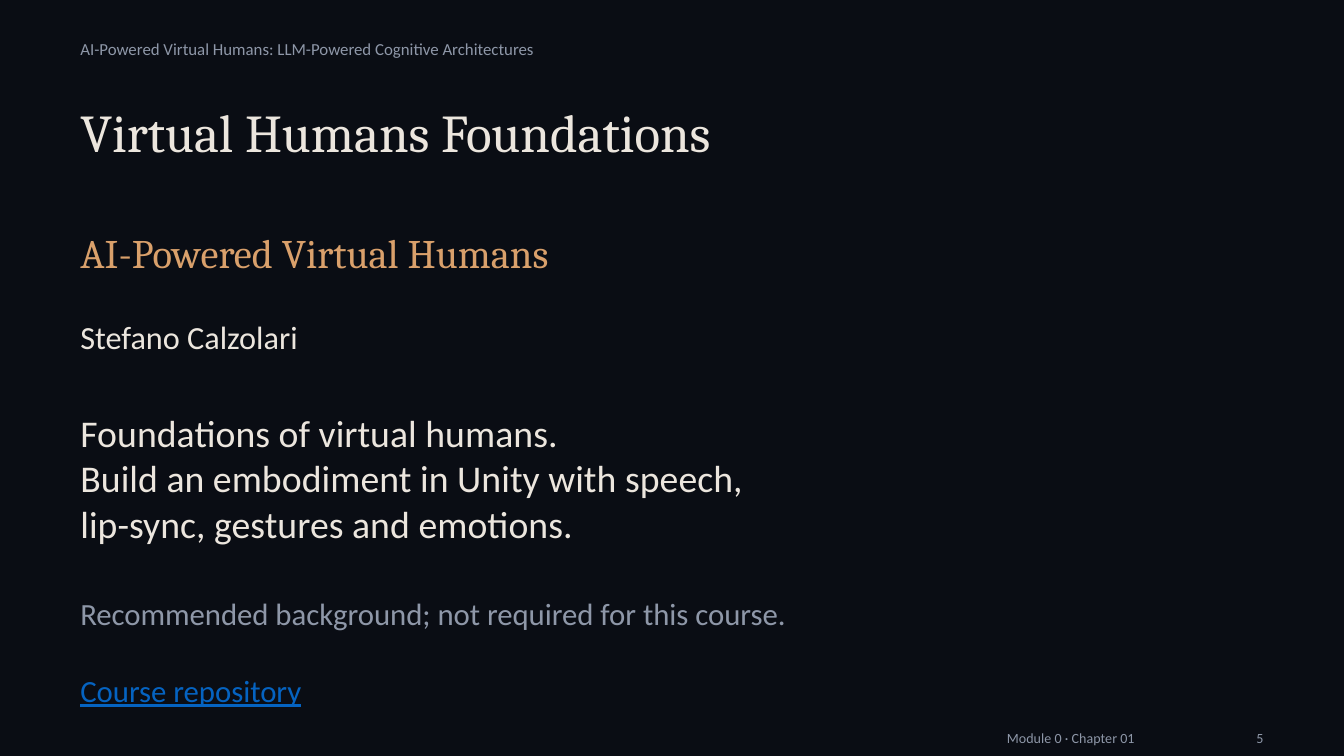
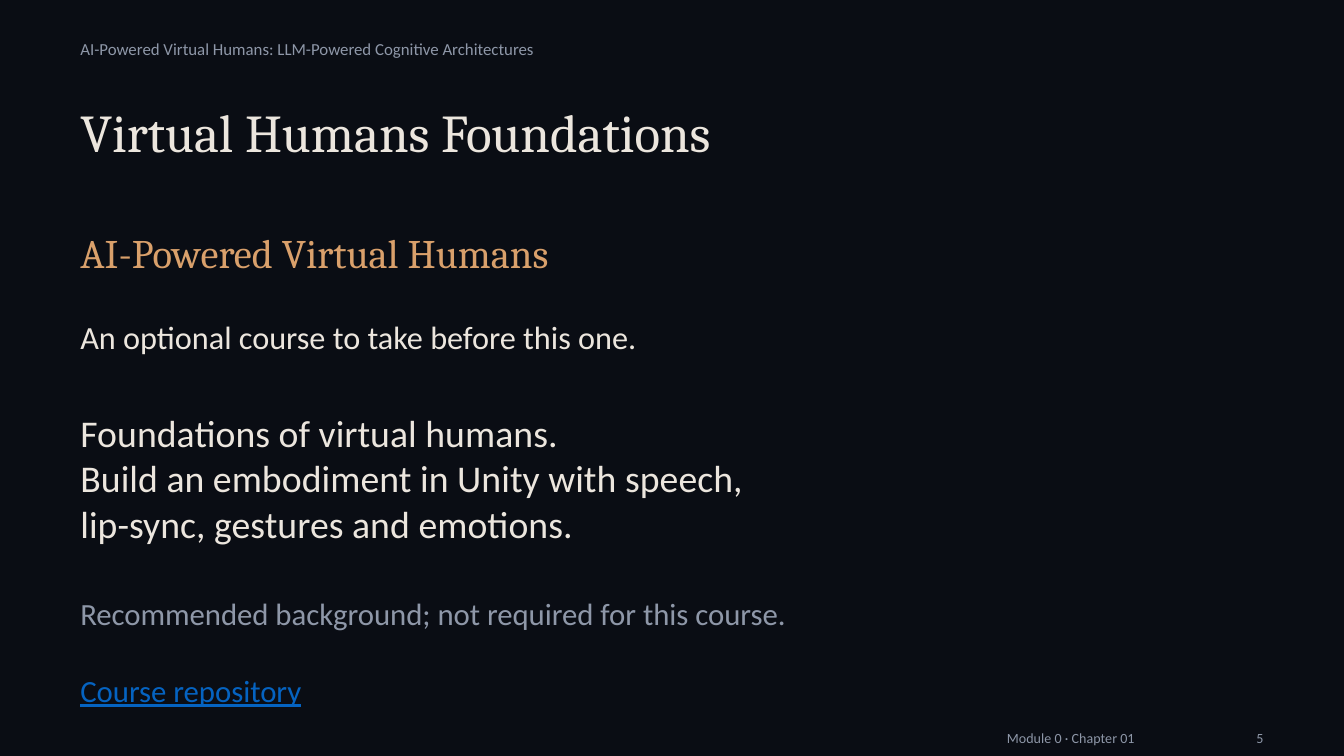
Before and after one commit to alessandropec/virtual-humans-cognitive-architectures, a slide deck: slide 5 of virtual_human_course/Module_0/Chapter_01/Slides/Module_0_Chapter_01_Introduction_and_Setup.pptx. Drawn at 1344x756 pixels with LibreOffice and Linux fonts; fonts in the diff are those of the drawing. Boxes give left, top, right and bottom in pixels: in the first picture for what was removed or moved away, otherwise in the second. Text is boxed around its words. In the diff, an @@ line names an element or a change of style, - is before the commit and + after.

Commit message:
Present foundations course as optional background

```diff
--- a/virtual_human_course/Module_0/Chapter_01/Slides/Module_0_Chapter_01_Introduction_and_Setup.pptx
+++ b/virtual_human_course/Module_0/Chapter_01/Slides/Module_0_Chapter_01_Introduction_and_Setup.pptx
@@ text at box(80, 326, 636, 355): text changed @@
-Stefano Calzolari
+An optional course to take before this one.
```
Also in this commit, not shown: 1 other file.
